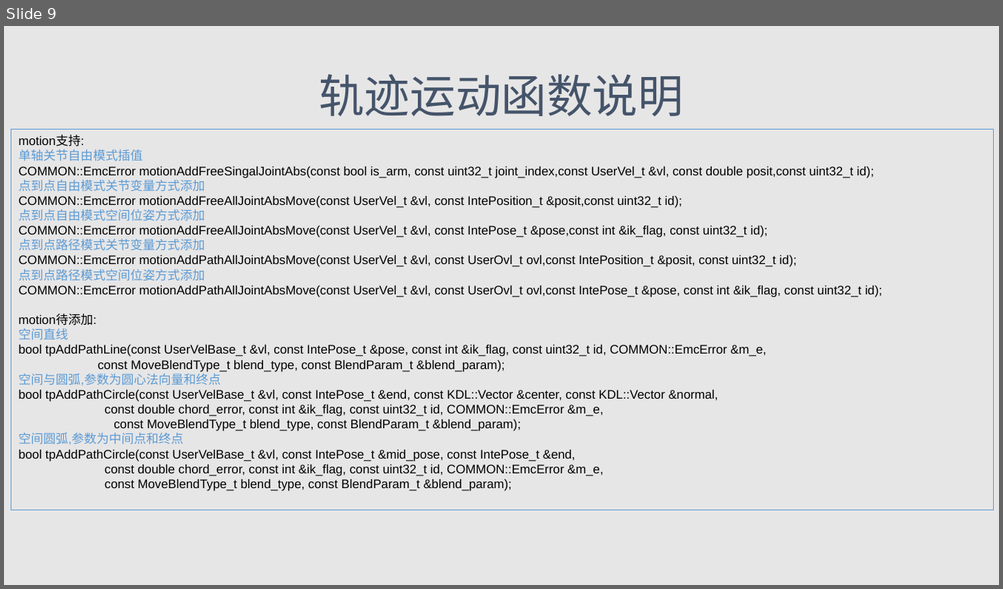
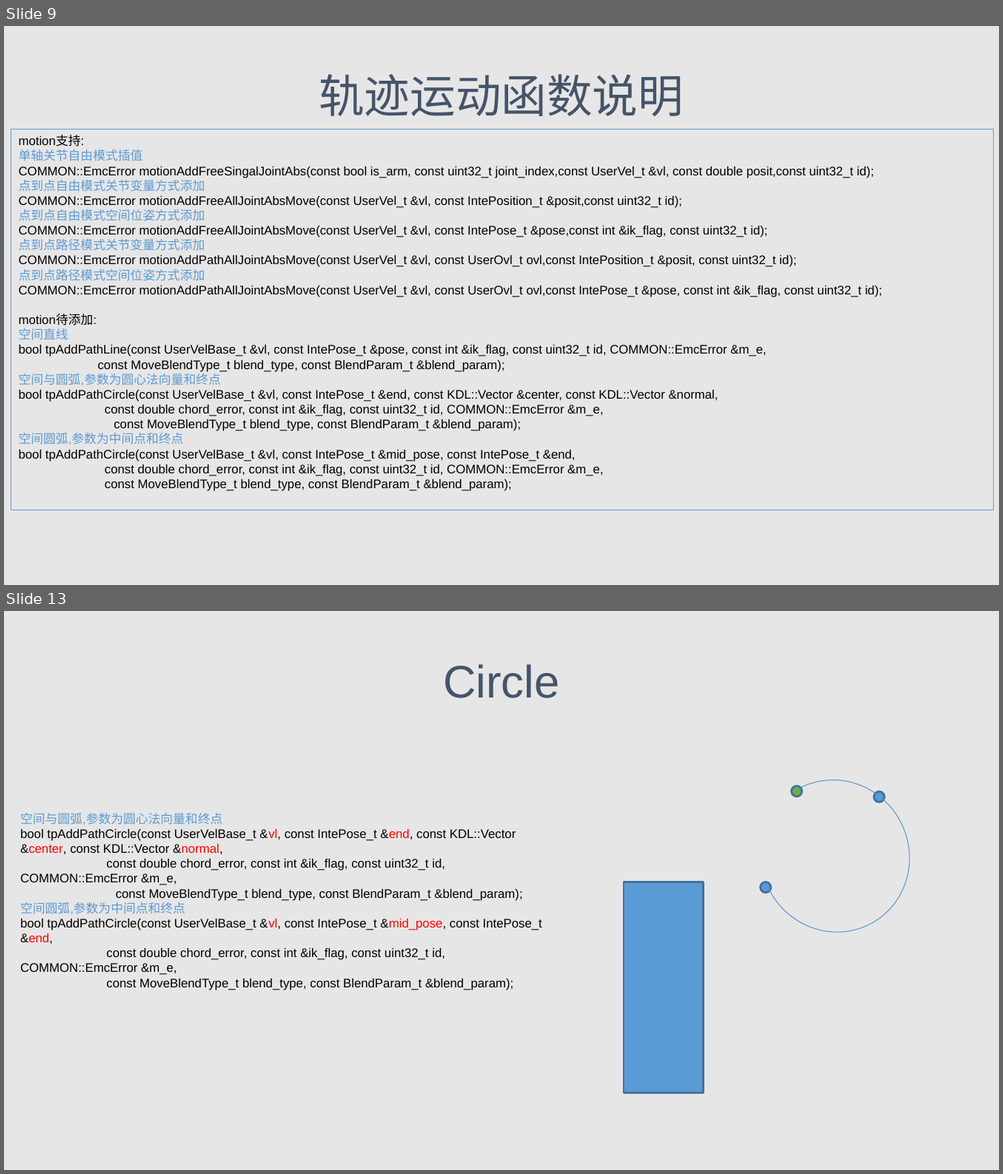
Before and after one commit to wenphi/about_by, a slide deck: motion流程演示.pptx. Shown one above the other, each under a label of ours: slide 9 before the commit, slides 9 and 13 after it; the slides between them are not shown. The pictures are 1003x589 and 1003x1174 pixels, drawn with LibreOffice and Linux fonts; fonts in the diff are those of the drawing. Boxes give left, top, right and bottom in pixels: in the first picture for what was removed or moved away, otherwise in the second. Text is boxed around its words. In the diff, an @@ line names an element or a change of style, - is before the commit and + after.

```diff
--- a/motion流程演示.pptx
+++ b/motion流程演示.pptx
@@ slide 13 added at (4,611,999,1170), background #E7E6E6 @@
@@ title added at (443,664,559,698), 44 pt, text #44546A @@
+Circle
@@ arc (boxed as its full ellipse) added at (735,755,935,957), outline #5698D3 0.75 pt @@
@@ ellipse added at (791,786,802,797), fill #70AD47, outline #43739E 2 pt @@
@@ ellipse added at (874,792,885,802), fill #5B9BD5, outline #43739E 2 pt @@
@@ text added at (20,813,542,991), 12 pt, text #000000 @@
+空间与圆弧,参数为圆心法向量和终点
+bool tpAddPathCircle(const UserVelBase_t &vl, const IntePose_t &end, const KDL::Vector &center, const KDL::Vector &normal,
+const double chord_error, const int &ik_flag, const uint32_t id, COMMON::EmcError &m_e,
+const MoveBlendType_t blend_type, const BlendParam_t &blend_param);
+空间圆弧,参数为中间点和终点
+bool tpAddPathCircle(const UserVelBase_t &vl, const IntePose_t &mid_pose, const IntePose_t &end,
+const double chord_error, const int &ik_flag, const uint32_t id, COMMON::EmcError &m_e,
+const MoveBlendType_t blend_type, const BlendParam_t &blend_param);
@@ rectangle added at (623,883,703,1093), fill #5B9BD5, outline #43739E 2 pt @@
@@ ellipse added at (760,883,771,893), fill #5B9BD5, outline #43739E 2 pt @@
```
Also in this commit, not shown: 7 slides changed, 5 other slides added, 1 slide removed, 11 other files.
